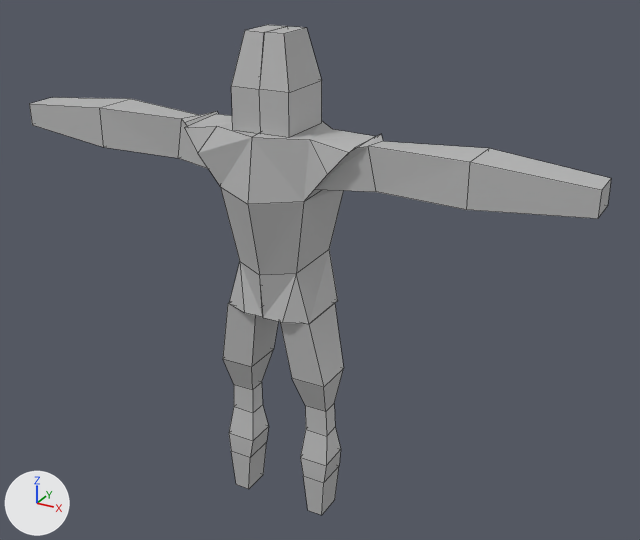
A saved change to the Blender file human.blend.
Camera for both pictures: a 50 mm lens placed at (4.63, -7.54, 1.26), pointed at (0.35, 0.24, -2.63). The lights are fixed; the arrows at lower left show +X, +Y and +Z. Mesh edges are drawn as thin lines.
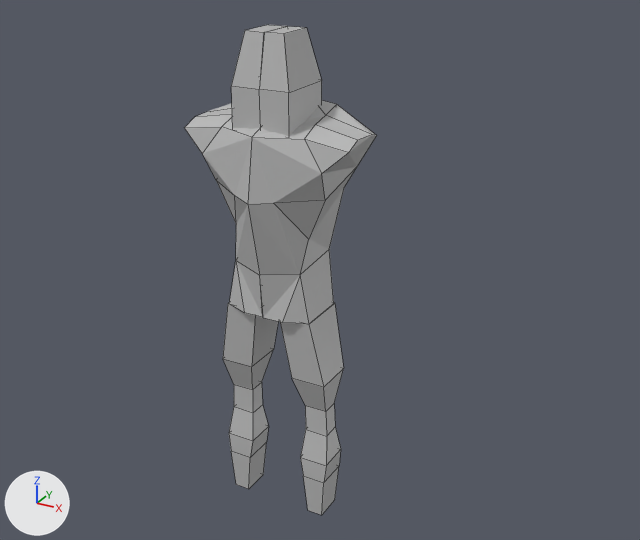
Location of each change, (x1, y1, x2, y2) in pixels of the pictures (640 x 540 px):
'Cube.001', reshaped (7% taller)
    before: (185, 114, 375, 324)
    after: (185, 100, 377, 324)
'Cube.002', deleted
    before: (29, 97, 611, 219)

What changed in the scene script:
```text
Change me_cube_001:
    where me_cube_001.from_pydata(...)  # 30 vertices, 19 faces; spans x -0.96..0.01, y -0.59..0.48, z -1.0..1.08
    used by ob_cube_001; location = (0.0, 0.0, -2.03)
    verts and faces of me_cube_001; kept vertices keep their numbers, new ones are numbered from 30
    before: 0 (-0.96, 0.29, 0.95) at pixel (216, 113), 1 (-0.51, 0.38, -1.0), 2 (-0.96, -0.29, 0.93) at pixel (184, 127), 4 (-0.5, -0.35, 0.38) at pixel (220, 186), 5 (-0.76, 0.29, 0.61)
    before: 6 (-0.46, 0.25, -0.35), 7 (-0.35, -0.27, -0.46) at pixel (239, 261), 9 (0.0, -0.49, 1.0) at pixel (251, 137), 11 (0.0, 0.48, 1.08), 12 (0.0, 0.37, 0.25)
    before: 13 (0.0, -0.59, 0.35) at pixel (247, 204), 14 (0.0, -0.42, -0.49) at pixel (259, 275), 17 (-0.48, 0.28, 0.96), 18 (-0.54, -0.3, 1.0) at pixel (216, 126), 19 (-0.76, -0.35, 0.7) at pixel (197, 153)
    before: 21 (-0.62, 0.28, 0.37), 29 (-0.29, 0.4, 1.0)
    me_cube_001 part 1
    add delete_vertices([4])  # with the faces that use them
    add delete_faces([(0, 2, 18, 9, 11, 29, 17)])
    add verts[0] = (-0.96, 0.32, 0.95)  # moved
    add verts[1] = (-0.51, 0.28, -1.0)  # moved
    add verts[7] = (-0.4, -0.27, -0.46)  # moved, pixel (235, 260)
    add verts[11] = (0.0, 0.45, 1.34)  # moved
    add verts[12] = (0.0, 0.43, 0.25)  # moved
    add verts[17] = (-0.48, 0.36, 1.21)  # moved
    add verts[18] = (-0.48, -0.3, 1.0)  # moved, pixel (221, 126)
    add verts[19] = (-0.7, -0.35, 0.7)  # moved, pixel (202, 153)
    add verts[29] = (-0.16, 0.35, 1.25)  # moved
    add verts[30] = (-0.65, -0.2, 0.38)  # pixel (216, 180)
    add verts[31] = (-0.45, -0.16, -0.09)  # pixel (236, 224)
    add verts[32] = (-0.23, -0.48, 0.36)  # pixel (234, 195)
    add verts[33] = (-0.99, 0.15, 1.0)  # pixel (206, 111)
    add verts[34] = (-0.45, 0.19, 1.13)
    add verts[35] = (-0.95, -0.11, 1.0)  # pixel (194, 116)
    add verts[36] = (-0.47, -0.06, 1.09)
    add faces += [(9, 11, 34, 36, 18), (9, 18, 19, 30, 32, 13), (0, 5, 30, 19, 2, 35, 33), (5, 21, 6, 7, 31, 30), (7, 14, 13, 32, 31), (30, 31, 32)]
    add faces += [(0, 33, 34, 17), (2, 18, 36, 35), (11, 29, 17, 34), (33, 35, 36, 34)]
Remove ob_cube_002:
    ob_cube_002 = bpy.data.objects.new('Cube.002', me_cube_002)
    ob_cube_002.location = (0.01, 0.0, -1.23)
    ob_cube_002.scale = (1.04, 0.518, 0.299)
    _m = ob_cube_002.modifiers.new('ミラー', 'MIRROR')
```
